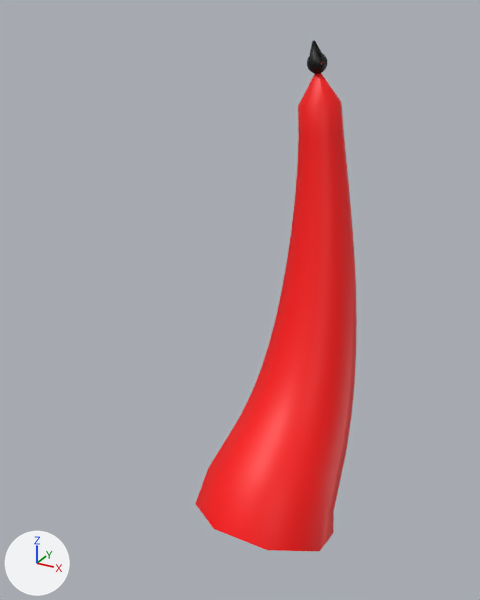
Renders of the glTF model public/vat/Rose.glb from each side of a commit.
Both versions are drawn from a 50 mm camera at (0.004, -0.00816, 0.00812) aimed at (-0.0007, 0.00039, 0.00384). Arrows for +X, +Y and +Z are at lower left; the lights stay in place.

Objects in the first picture: 'BezierCurve_005'.
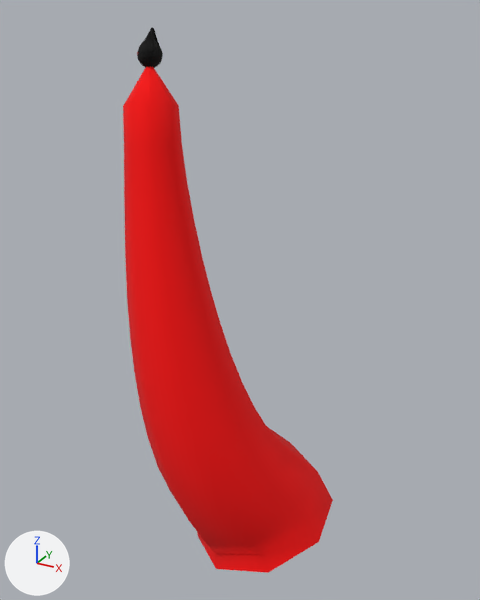
Where the change shows, as pixel boxes (x1, y1, x2, y2) in the pictures (480 x 600 px):
'BezierCurve_005', recoloured, moved
    before: (195, 40, 357, 551)
    after: (123, 27, 333, 573)

Patch to the scene script:
```diff
--- a/public/vat/Rose.glb.py
+++ b/public/vat/Rose.glb.py
@@ mat_rose_material @@
+mat_rose_material = bpy.data.materials.new('Rose_material')
+mat_rose_material.use_nodes = True; mat_rose_material.node_tree.nodes.clear()
+_N = mat_rose_material.node_tree.nodes; _L = mat_rose_material.node_tree.links
+n0 = _N.new('ShaderNodeBsdfPrincipled'); n0.name = 'Principled BSDF'
+n0.inputs[2].default_value = 1.0  # 'Roughness'
+n1 = _N.new('ShaderNodeOutputMaterial'); n1.name = 'Material Output'
+n2 = _N.new('ShaderNodeVertexColor'); n2.name = 'Color Attribute'
+_L.new(n0.outputs[0], n1.inputs[0])  # 'BSDF' to 'Surface'
+_L.new(n2.outputs[0], n0.inputs[0])  # 'Color' to 'Base Color'
@@ me_dyn__beziercurve_005 @@
 me_dyn__beziercurve_005.from_pydata(...)  # 2684 vertices, 4656 faces; spans x -0.00181..0.00114, y -0.00175..0.00117, z -0.00039..0.00789
-me_dyn__beziercurve_005.materials.append(mat_default_material)
+me_dyn__beziercurve_005.materials.append(mat_rose_material)
@@ ob_beziercurve_005 @@
 ob_beziercurve_005 = bpy.data.objects.new('BezierCurve_005', me_dyn__beziercurve_005)
-ob_beziercurve_005.parent = ob_rose_flower_with_stem_red
 ob_beziercurve_005.location = (0.0, 0.0, 0.0)
```
